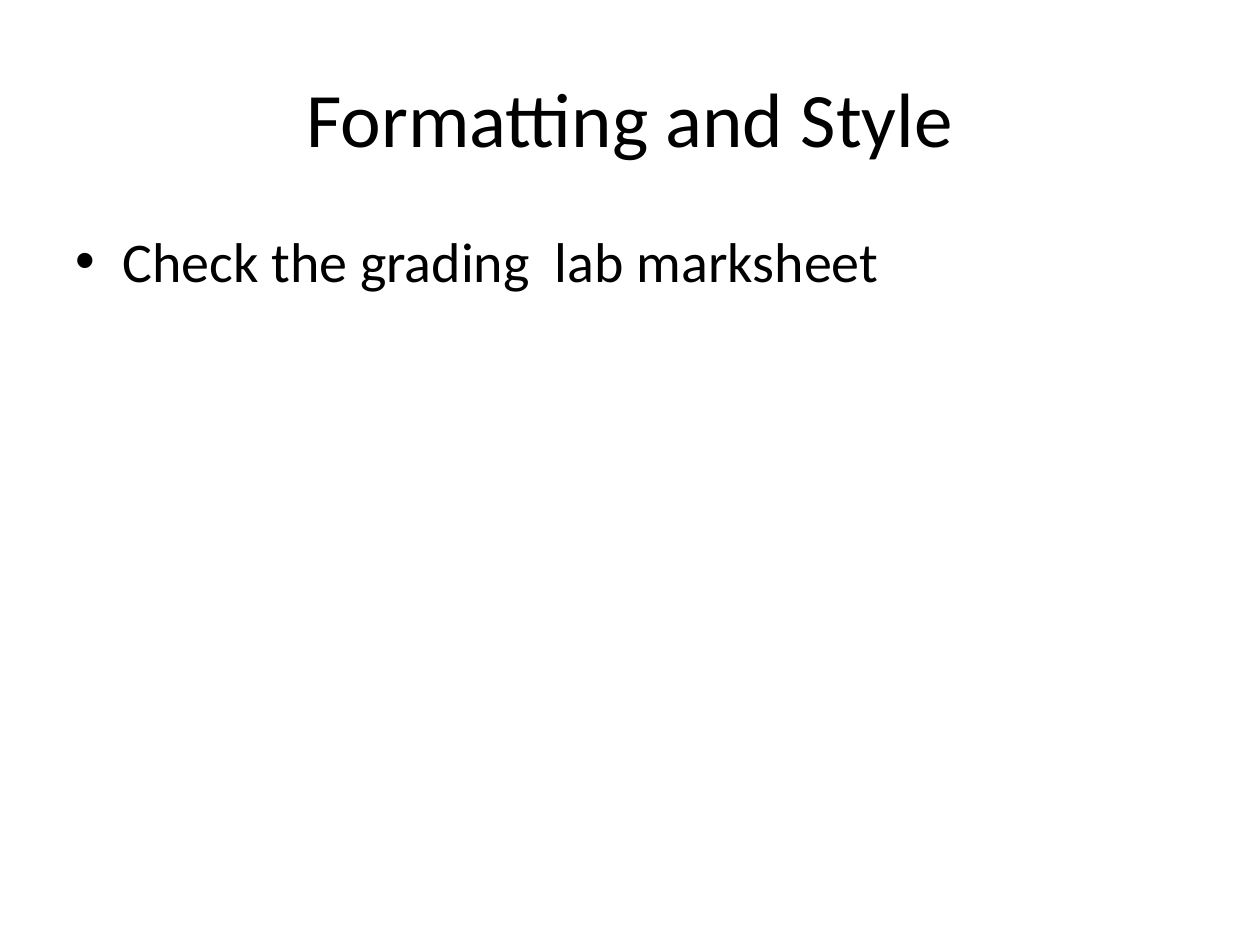
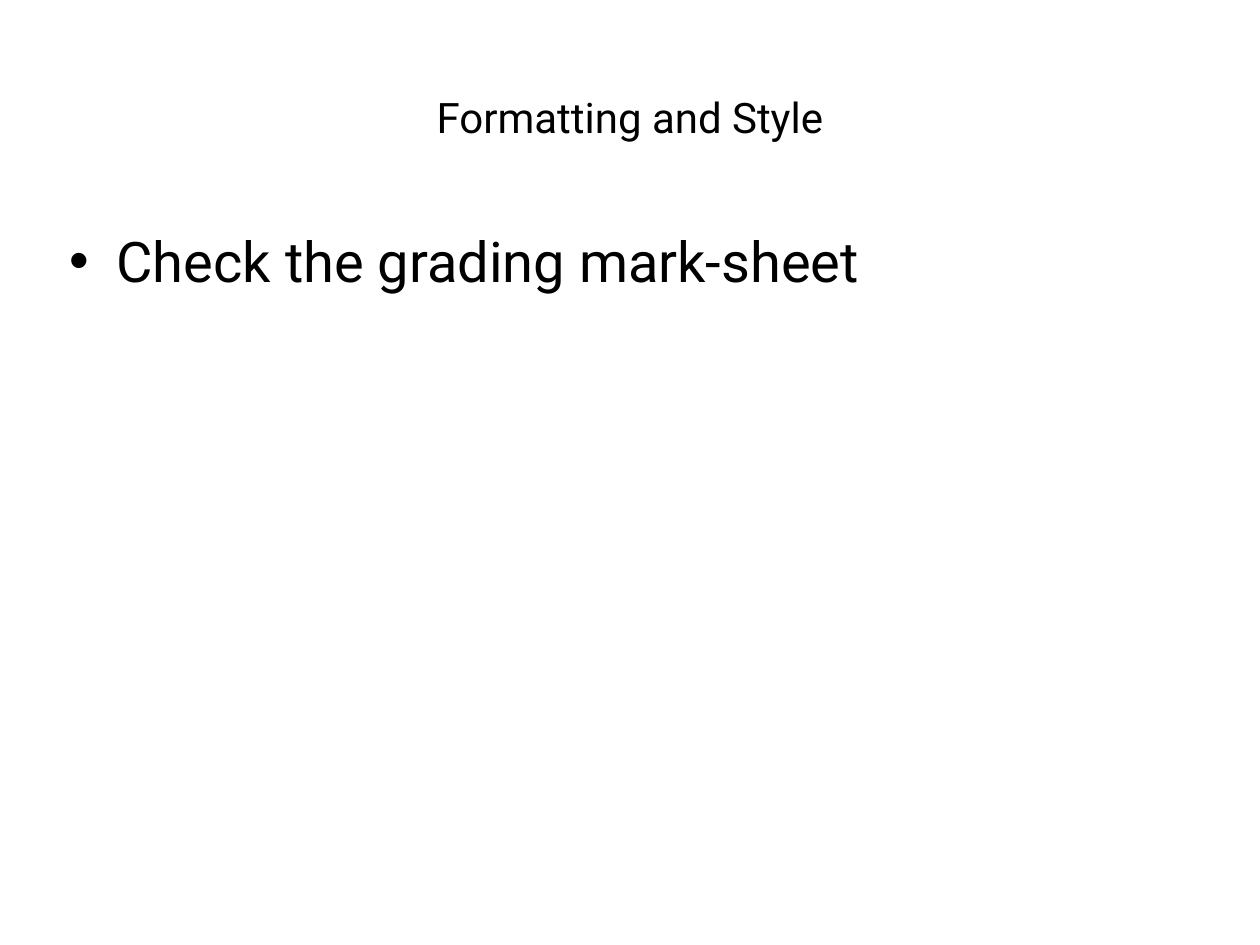
Before and after one commit to cmput229/Lab_Intro, a slide deck: slide 11 of resources/slides/class.pptx. Drawn at 1260x945 pixels with LibreOffice and Linux fonts; fonts in the diff are those of the drawing. Boxes give left, top, right and bottom in pixels: in the first picture for what was removed or moved away, otherwise in the second. Text is boxed around its words. In the diff, an @@ line names an element or a change of style, - is before the commit and + after.

```diff
--- a/resources/slides/class.pptx
+++ b/resources/slides/class.pptx
@@ title "Formatting and Style" at (x1=437, y1=101, x2=823, y2=142): size 44 to 24 pt, font Calibri to Roboto @@
@@ text at (x1=117, y1=240, x2=859, y2=294): text changed; font Calibri to Roboto @@
-• Check the grading lab marksheet
+• Check the grading mark-sheet
```
Also in this commit, not shown: 14 other slides changed, 1 other file.
